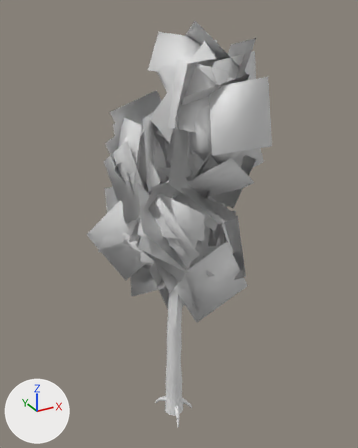
Renders of the glTF model models/variants/birch_v8.glb from each side of a commit.
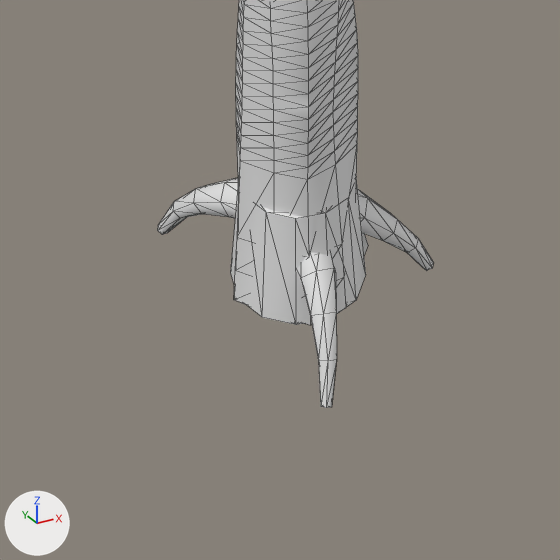
Each version appears first whole from a 50 mm camera at (-4.2, -7.87, 8.63) aimed at (0.22, 0.17, 4.61), and next in a close-up on the part from 37% to 59% of the width and 83% to 100% of the height. The lights are fixed; the arrows at lower left show +X, +Y and +Z. The last two pictures show the newer version. The close-ups show mesh edges as thin lines. Where no turn or scale is listed for an object, it has been applied to the vertices. Vertices at exactly the same position are counted once.

The first close-up shows 'Body_Trunk', 'Rubble_Stump'.
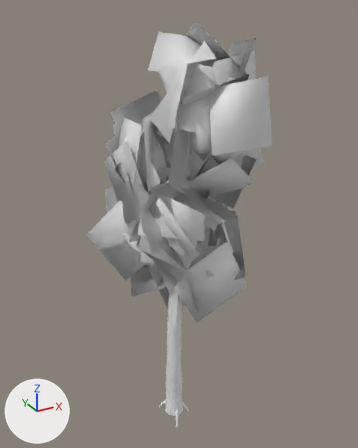
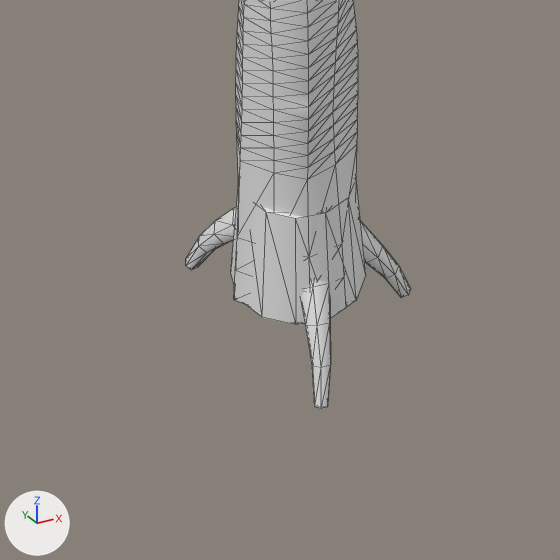
The change in detail:
me_body_trunk is used by ob_body_trunk; location (0.0, 0.0, 0.0).
Before the commit, vertices of me_body_trunk: 432 (-0.15, 0.35, 0.15) at pixel (206, 185), 433 (-0.13, 0.32, 0.11), 434 (-0.15, 0.29, 0.09), 435 (-0.2, 0.28, 0.1) at pixel (202, 214), 436 (-0.22, 0.31, 0.14) at pixel (193, 203).
Before the commit, vertices of me_body_trunk: 437 (-0.19, 0.34, 0.16) at pixel (195, 188), 445 (-0.22, 0.5, -0.12), 446 (-0.23, 0.48, -0.13) at pixel (167, 233), 447 (-0.25, 0.48, -0.13) at pixel (162, 234), 448 (-0.26, 0.5, -0.12) at pixel (157, 230).
me_body_trunk had 480 vertices, 944 faces and spanned x -0.26..0.53, y -0.43..0.51, z -0.13..6.58.
me_body_trunk now has 480 vertices, 944 faces and spans x -0.23..0.53, y -0.36..0.41, z -0.21..6.58.
me_body_trunk part 1: the loose piece of 30 vertices spanning x 0.05..0.46, y -0.09..0.07, z -0.13..0.32 is multiplied about its middle by the matrix ((0.892, 0.043, 0.112), (-0.026, 0.897, -0.041), (-0.214, 0.068, 0.86)), then moved by (-0.04, 0.0, -0.07).
me_body_trunk part 2: the loose piece of 30 vertices spanning x -0.15..0.06, y -0.43..-0.04, z -0.13..0.32 is multiplied about its middle by the matrix ((0.9, 0.031, -0.063), (-0.024, 0.872, -0.084), (0.064, 0.223, 0.86)), then moved by (0.01, 0.04, -0.07).
Part 3, on me_body_trunk:
Vertices 445 to 448 of me_body_trunk move by (0.05, -0.11, -0.08).
Vertices 432, 436, 437 of me_body_trunk move by (0.04, -0.06, -0.1).
Vertices 433, 434, 435 of me_body_trunk move by (0.04, -0.06, -0.09).
Vertex 420 of me_body_trunk moves from (0.01, 0.12, 0.3) to (0.0, 0.12, 0.24).
Vertex 421 of me_body_trunk moves from (0.04, 0.1, 0.22) to (0.03, 0.09, 0.18).
Vertex 422 of me_body_trunk moves from (-0.01, 0.05, 0.17) to (-0.01, 0.04, 0.14).
Vertex 423 of me_body_trunk moves from (-0.08, 0.02, 0.2) to (-0.07, 0.02, 0.16).
Vertex 424 of me_body_trunk moves from (-0.1, 0.04, 0.28) to (-0.1, 0.05, 0.22).
Vertex 425 of me_body_trunk moves from (-0.06, 0.09, 0.33) to (-0.06, 0.1, 0.26).
Vertex 426 of me_body_trunk moves from (-0.09, 0.25, 0.23) at pixel (237, 177) to (-0.07, 0.22, 0.14).
Vertex 427 of me_body_trunk moves from (-0.07, 0.23, 0.17) to (-0.05, 0.19, 0.1).
Vertex 428 of me_body_trunk moves from (-0.1, 0.19, 0.14) to (-0.07, 0.15, 0.07).
Vertex 429 of me_body_trunk moves from (-0.16, 0.17, 0.16) at pixel (229, 217) to (-0.12, 0.14, 0.09).
Vertex 430 of me_body_trunk moves from (-0.17, 0.19, 0.22) at pixel (220, 202) to (-0.15, 0.17, 0.13) at pixel (232, 225).
Vertex 431 of me_body_trunk moves from (-0.14, 0.23, 0.25) at pixel (224, 182) to (-0.12, 0.21, 0.16) at pixel (234, 207).
Vertex 438 of me_body_trunk moves from (-0.19, 0.44, 0.04) to (-0.15, 0.35, -0.06).
Vertex 439 of me_body_trunk moves from (-0.18, 0.41, 0.02) to (-0.13, 0.33, -0.08).
Vertex 440 of me_body_trunk moves from (-0.19, 0.39, 0.0) to (-0.14, 0.3, -0.09) at pixel (214, 249).
Vertex 441 of me_body_trunk moves from (-0.23, 0.39, 0.01) at pixel (180, 218) to (-0.18, 0.3, -0.08) at pixel (206, 252).
Vertex 442 of me_body_trunk moves from (-0.24, 0.41, 0.03) at pixel (173, 211) to (-0.19, 0.32, -0.07) at pixel (198, 246).
Vertex 443 of me_body_trunk moves from (-0.22, 0.43, 0.04) at pixel (174, 201) to (-0.18, 0.35, -0.05) at pixel (199, 236).
Vertex 444 of me_body_trunk moves from (-0.23, 0.51, -0.11) to (-0.18, 0.41, -0.19).
Vertex 449 of me_body_trunk moves from (-0.25, 0.51, -0.11) at pixel (158, 224) to (-0.2, 0.41, -0.19) at pixel (185, 258).

Changed parts and their boxes (x1, y1, x2, y2) in the close-ups (560 x 560 px; the box of a moved part takes in the faces that stretch with it):
'Body_Trunk', reshaped
    before: (158, 0, 434, 408)
    after: (186, 0, 411, 409)
part 1 of me_body_trunk, moved or reshaped
    before: (358, 189, 434, 271)
    after: (361, 222, 411, 298)
part 2 of me_body_trunk, moved or reshaped
    before: (297, 252, 337, 408)
    after: (300, 280, 331, 409)
part 3 of me_body_trunk, moved or reshaped
    before: (158, 178, 238, 235)
    after: (186, 207, 236, 270)
